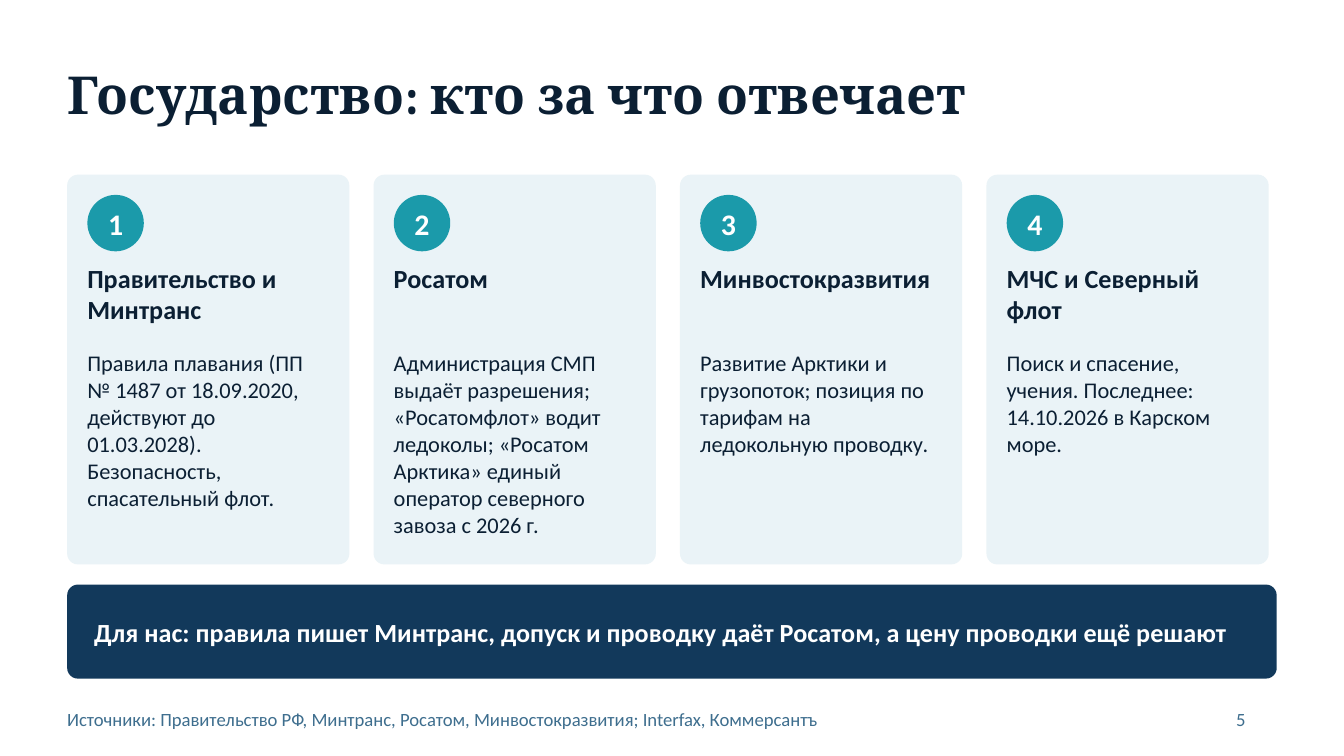
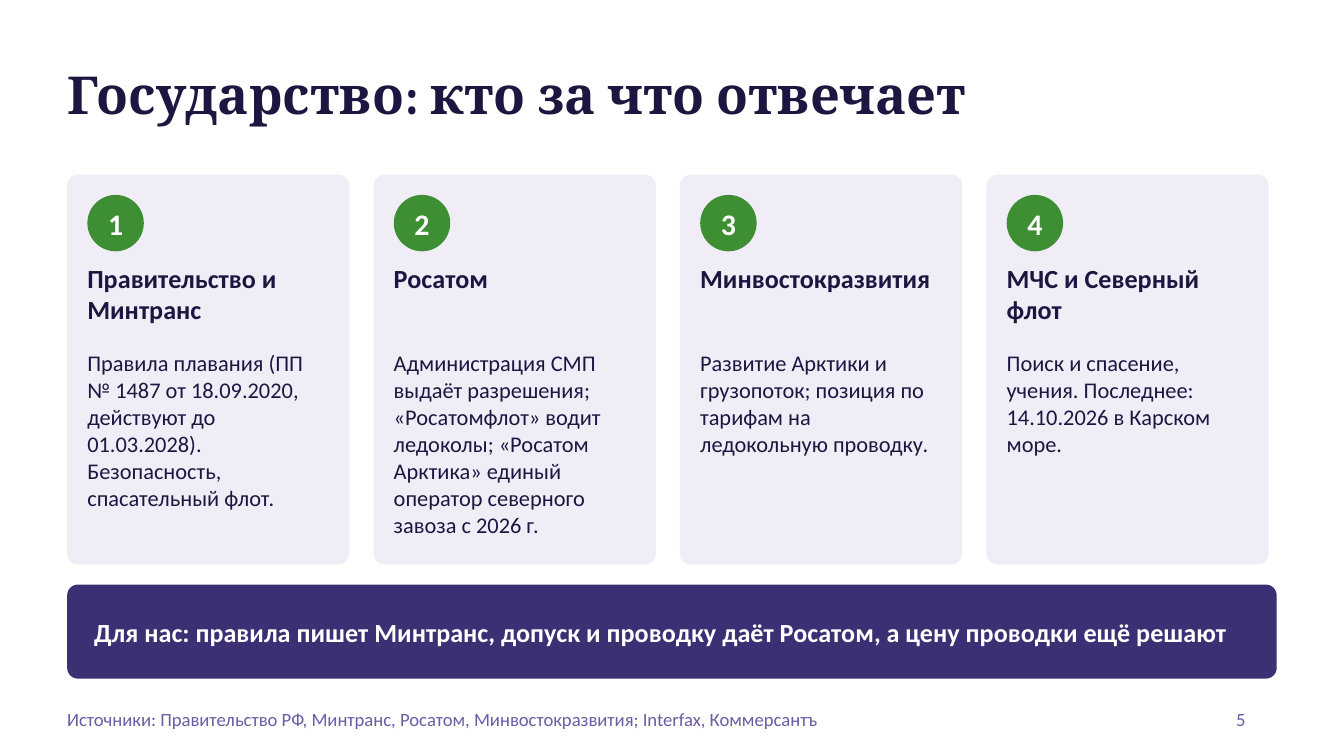
Before and after one commit to Mike-Pits/Arctic_presentation_2026_10_20, a slide deck: slide 5 of Arktika_dengi_i_bezopasnost.pptx. Drawn at 1344x756 pixels with LibreOffice and Linux fonts; fonts in the diff are those of the drawing; background and template pictures are left out. Boxes give left, top, right and bottom in pixels: in the first picture for what was removed or moved away, otherwise in the second. Text is boxed around its words. In the diff, an @@ line names an element or a change of style, - is before the commit and + after.

```diff
--- a/Arktika_dengi_i_bezopasnost.pptx
+++ b/Arktika_dengi_i_bezopasnost.pptx
@@ text colour #0B1F33 to #1E1640 in 9 elements at bbox=[87, 271, 277, 323], bbox=[87, 355, 304, 510], bbox=[394, 271, 488, 288], bbox=[394, 356, 600, 533], bbox=[700, 271, 930, 292], bbox=[700, 356, 928, 456], bbox=[1007, 270, 1200, 324], bbox=[1007, 356, 1210, 456], bbox=[67, 76, 966, 127] @@
@@ fill #EAF3F7 to #F0EDF7 in 4 elements at bbox=[67, 175, 349, 564], bbox=[374, 175, 656, 564], bbox=[680, 175, 962, 564], bbox=[986, 175, 1269, 564] @@
@@ fill #1B9AAA to #3E8E34 in 4 elements at bbox=[87, 195, 144, 251], bbox=[394, 195, 450, 251], bbox=[700, 195, 757, 251], bbox=[1007, 195, 1063, 251] @@
@@ rounded rectangle at bbox=[67, 585, 1277, 679]: fill #12395B to #3D2F73 @@
@@ text "Источники: Правительство РФ, Минтранс, Росатом, ..." at bbox=[67, 713, 818, 729]: text colour #3E6E8E to #6B5CA5 @@
@@ page number at bbox=[1236, 714, 1245, 726]: text colour #3E6E8E to #6B5CA5 @@
```
Also in this commit, not shown: 11 other slides changed, 1 slide added, 1 slide removed, 6 other files.
